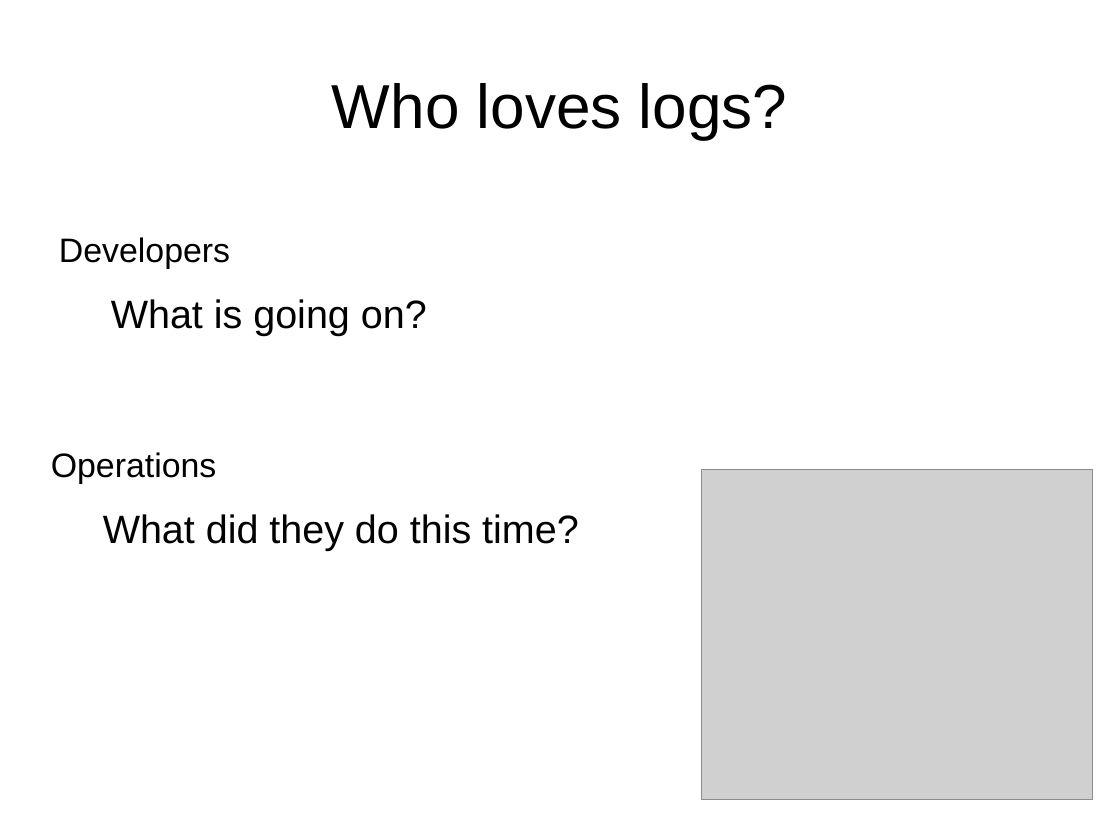
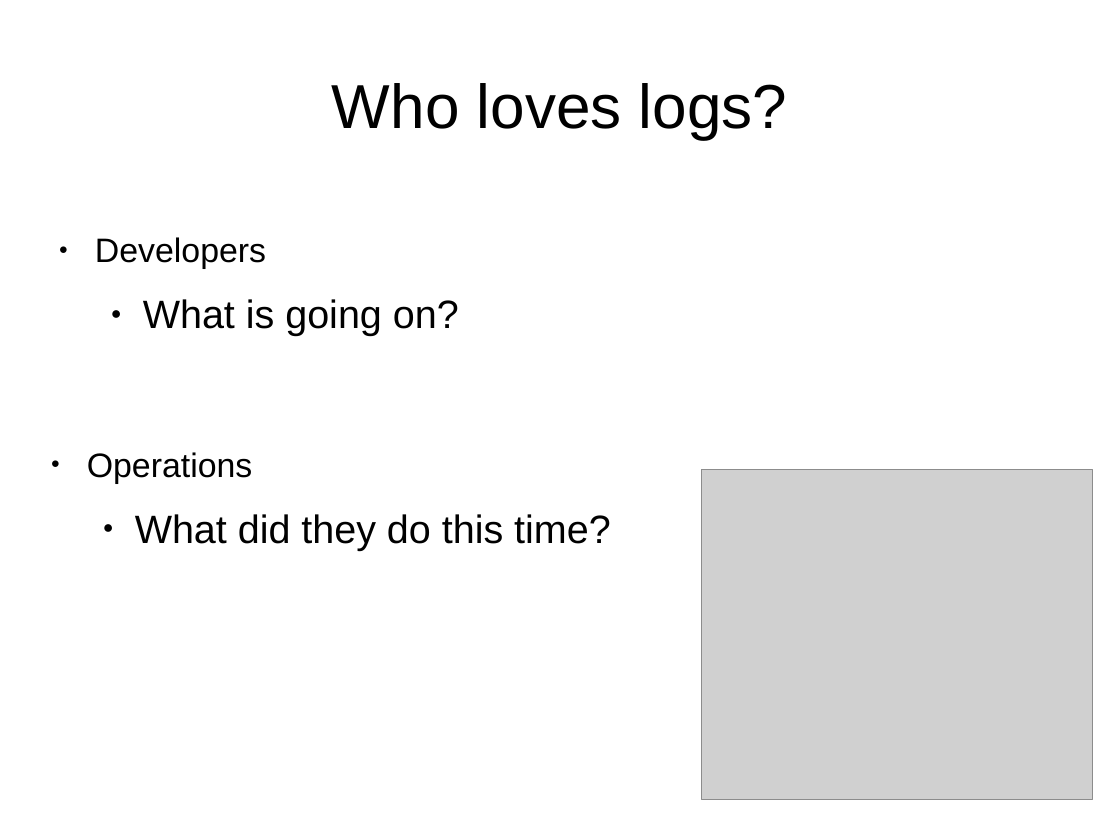
Before and after one commit to daotoad/Log-Lager, a slide deck: slide 3 of doc/Log-Lager.odp. Drawn at 1120x840 pixels with LibreOffice and Linux fonts; fonts in the diff are those of the drawing; grey boxes stand for pictures. Boxes give left, top, right and bottom in pixels: in the first picture for what was removed or moved away, otherwise in the second. Text is boxed around its words. In the diff, an @@ line names an element or a change of style, - is before the commit and + after.

```diff
--- a/doc/Log-Lager.odp
+++ b/doc/Log-Lager.odp
@@ text "Developers" at [95, 237, 459, 336]: bullet none to ● @@
@@ text "Operations" at [87, 452, 610, 551]: bullet none to ● @@
```
Also in this commit, not shown: 21 other slides changed, 1 other file.
